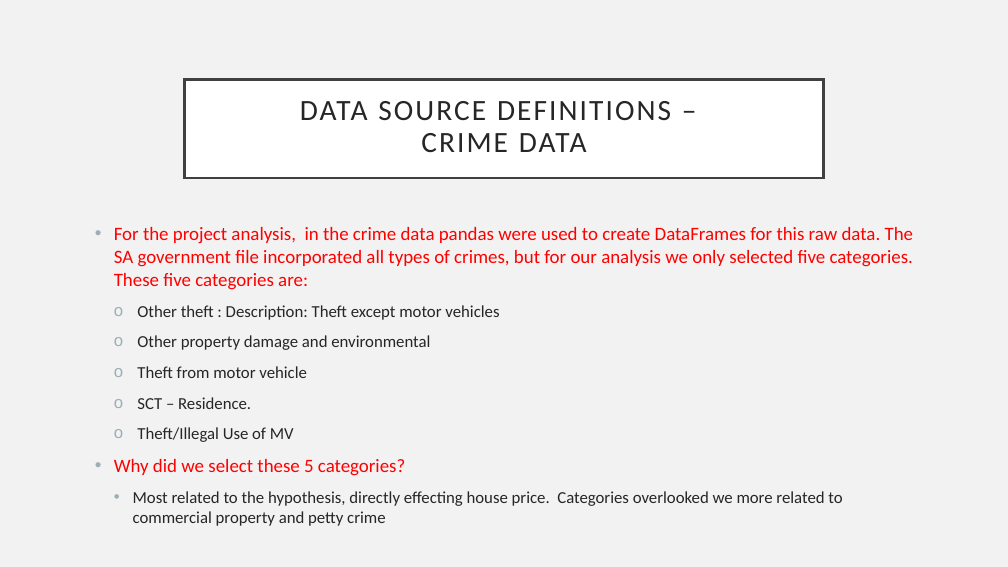
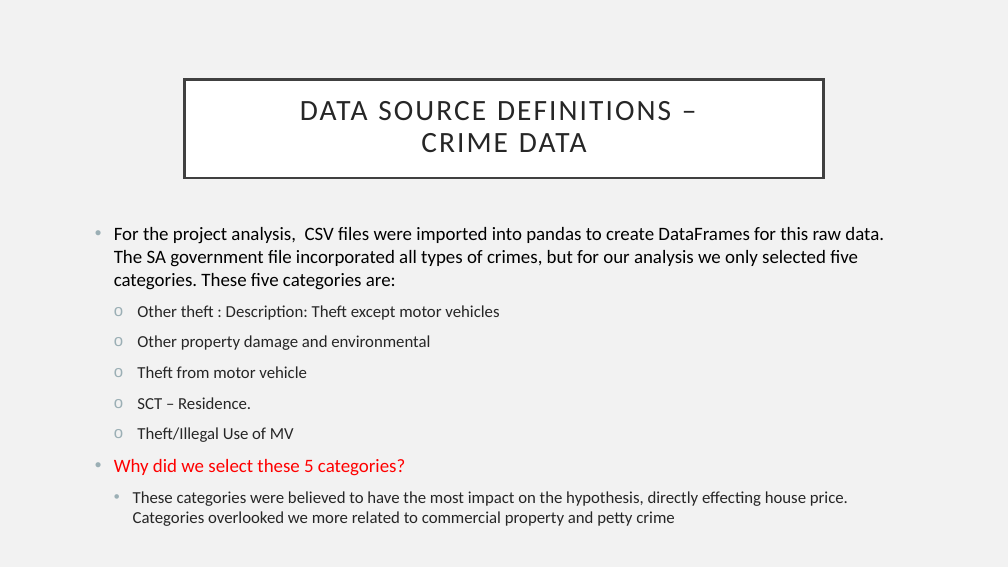
Before and after one commit to Sprettle/Chevrolet-Chilis, a slide deck: slide 4 of Project 1 Presentation.pptx. Drawn at 1008x567 pixels with LibreOffice and Linux fonts; fonts in the diff are those of the drawing. Boxes give left, top, right and bottom in pixels: in the first picture for what was removed or moved away, otherwise in the second. Text is boxed around its words. In the diff, an @@ line names an element or a change of style, - is before the commit and + after.

Commit message:
Updated

```diff
--- a/Project 1 Presentation.pptx
+++ b/Project 1 Presentation.pptx
@@ text at [114,227,884,290]: text changed; text colour #FF0000 to #000000 @@
-• For the project analysis, in the crime data pandas were used to create DataFrames for this raw data. The SA government file incorporated all types of crimes, but for our analysis we only selected five categories. These five categories are:
+• For the project analysis, CSV files were imported into pandas to create DataFrames for this raw data. The SA government file incorporated all types of crimes, but for our analysis we only selected five categories. These five categories are:
@@ text at [133,491,848,526]: text changed @@
-  • Most related to the hypothesis, directly effecting house price. Categories overlooked we more related to commercial property and petty crime
+  • These categories were believed to have the most impact on the hypothesis, directly effecting house price. Categories overlooked we more related to commercial property and petty crime
```
Also in this commit, not shown: 2 other slides changed.
